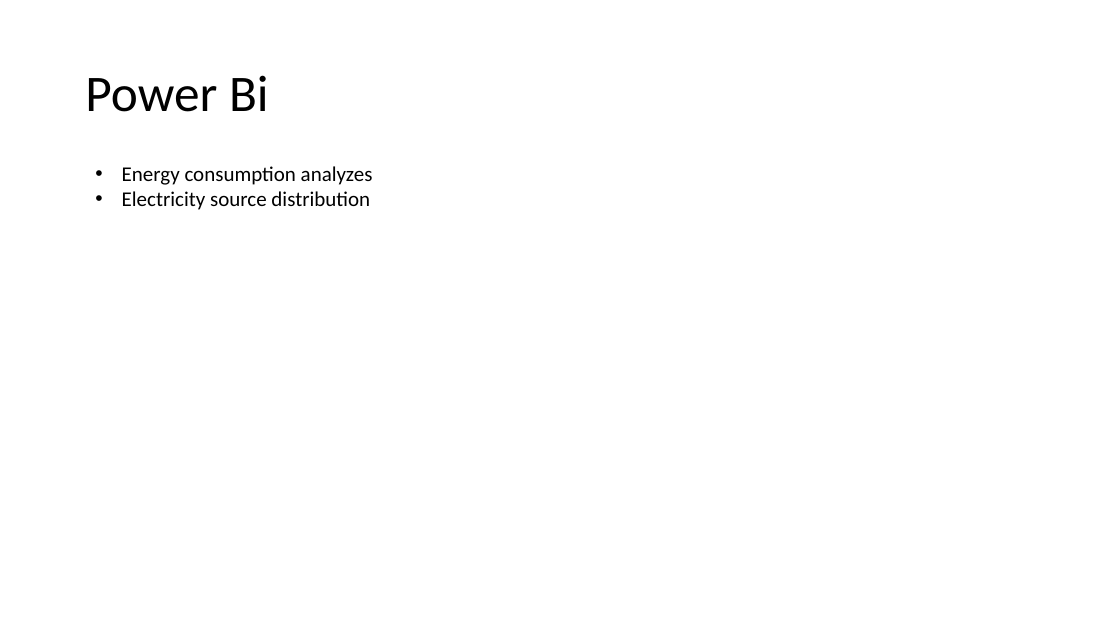
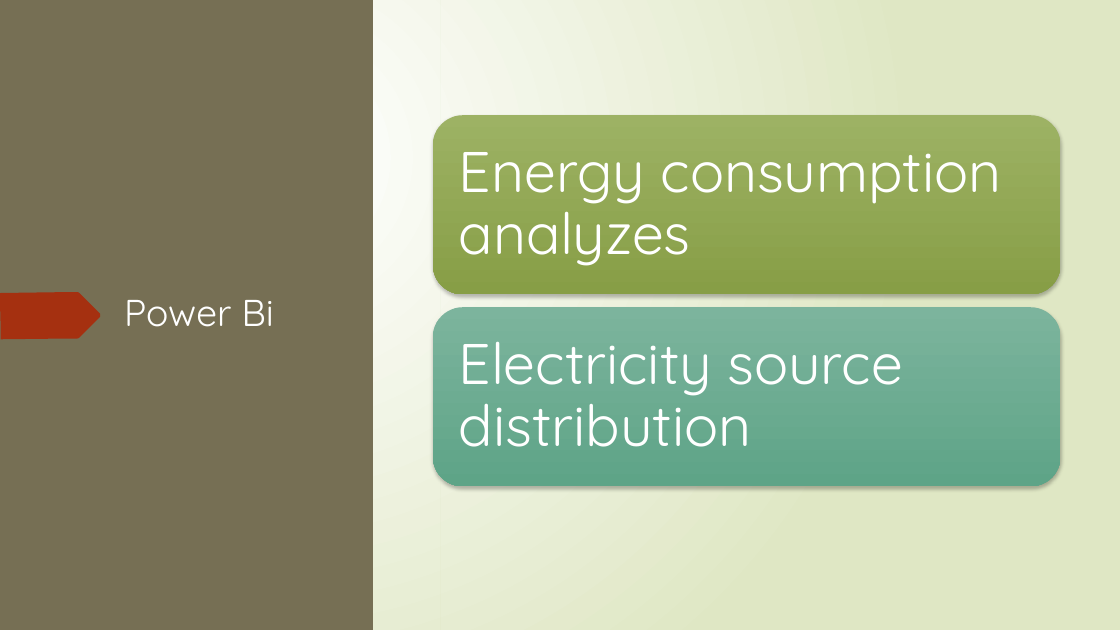
Before and after one commit to nscodechris/final_exam_aw_academy, a slide deck: slide 4 of Presentation1.pptx. Drawn at 1120x630 pixels with LibreOffice and Linux fonts; fonts in the diff are those of the drawing. Boxes give left, top, right and bottom in pixels: in the first picture for what was removed or moved away, otherwise in the second. Text is boxed around its words. In the diff, an @@ line names an element or a change of style, - is before the commit and + after.

```diff
--- a/Presentation1.pptx
+++ b/Presentation1.pptx
@@ background #FFFFFF to gradient #FFFFFF to #DFE8C4 @@
@@ rectangle added at (x1=0, y1=0, x2=17, y2=630), fill #766F54 @@
@@ rectangle added at (x1=0, y1=0, x2=373, y2=630), fill #766F54 @@
@@ rectangle added at (x1=440, y1=0, x2=1120, y2=630), fill gradient #FFFFFF to #DFE8C4 @@
@@ freeform shape added at (x1=0, y1=66, x2=146, y2=112), fill #A53010 @@
@@ rounded rectangle added at (x1=433, y1=115, x2=1060, y2=294), fill gradient #9DB265 to #889E47 @@
@@ text "Energy consumption analyzes" moved from (x1=122, y1=166, x2=373, y2=210) to (x1=459, y1=152, x2=1002, y2=266) @@
@@ text "Energy consumption analyzes" at (x1=459, y1=152, x2=1002, y2=266): size 18 to 49 pt, font Calibri to Quicksand, text colour #000000 to #FFFFFF; bullet • to none; line spacing 1 to 0.9; more space between paragraphs; vertical alignment top to middle @@
@@ text at (x1=122, y1=191, x2=370, y2=210): paragraph removed @@
-• Electricity source distribution
@@ freeform shape added at (x1=0, y1=292, x2=101, y2=339), fill #A53010 @@
@@ title "Power Bi" moved from (x1=85, y1=75, x2=269, y2=112) to (x1=124, y1=300, x2=274, y2=327) @@
@@ title "Power Bi" at (x1=124, y1=300, x2=274, y2=327): size 44 to 32 pt, font Calibri to Quicksand, text colour #000000 to #FFFFFF; line spacing 0.9 to 1; vertical alignment middle to top @@
@@ rounded rectangle added at (x1=433, y1=308, x2=1060, y2=486), fill gradient #7DB59D to #5FA588 @@
@@ text added at (x1=459, y1=342, x2=903, y2=447), 49 pt, text #FFFFFF @@
+Electricity source distribution
@@ group added at (x1=0, y1=237, x2=130, y2=630): 5 freeform shapes @@
@@ group added at (x1=3, y1=0, x2=132, y2=630): 5 freeform shapes @@
```
Also in this commit, not shown: 8 other slides changed, 1 slide added.
